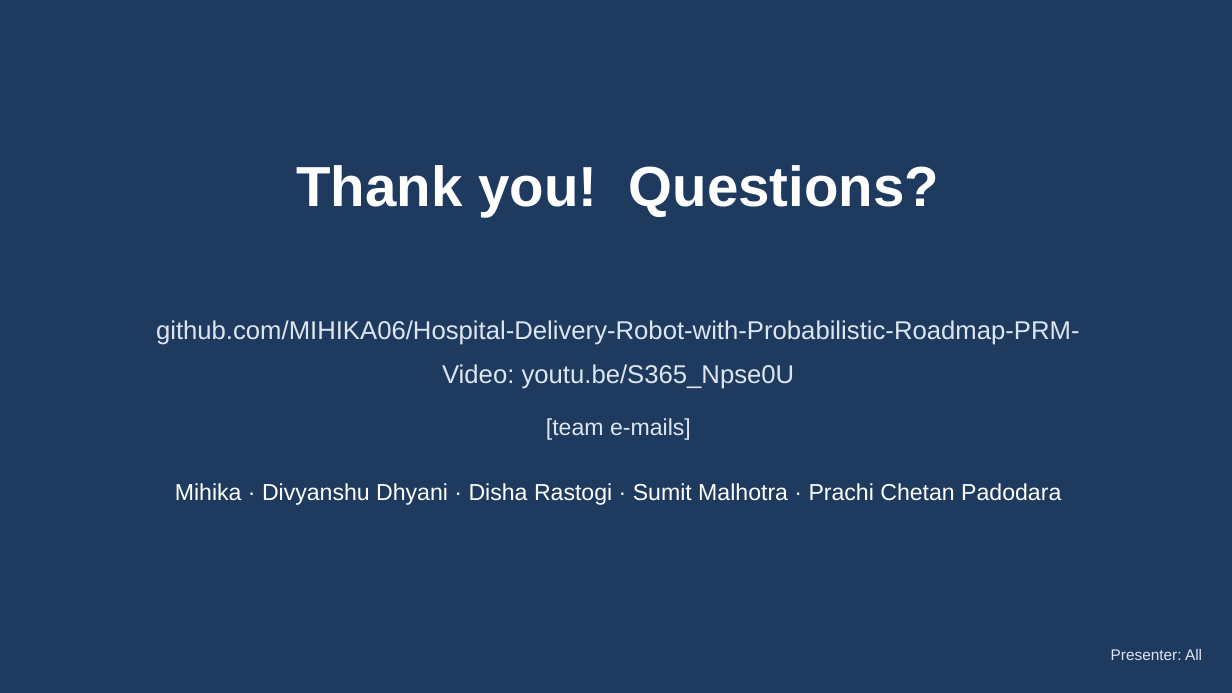
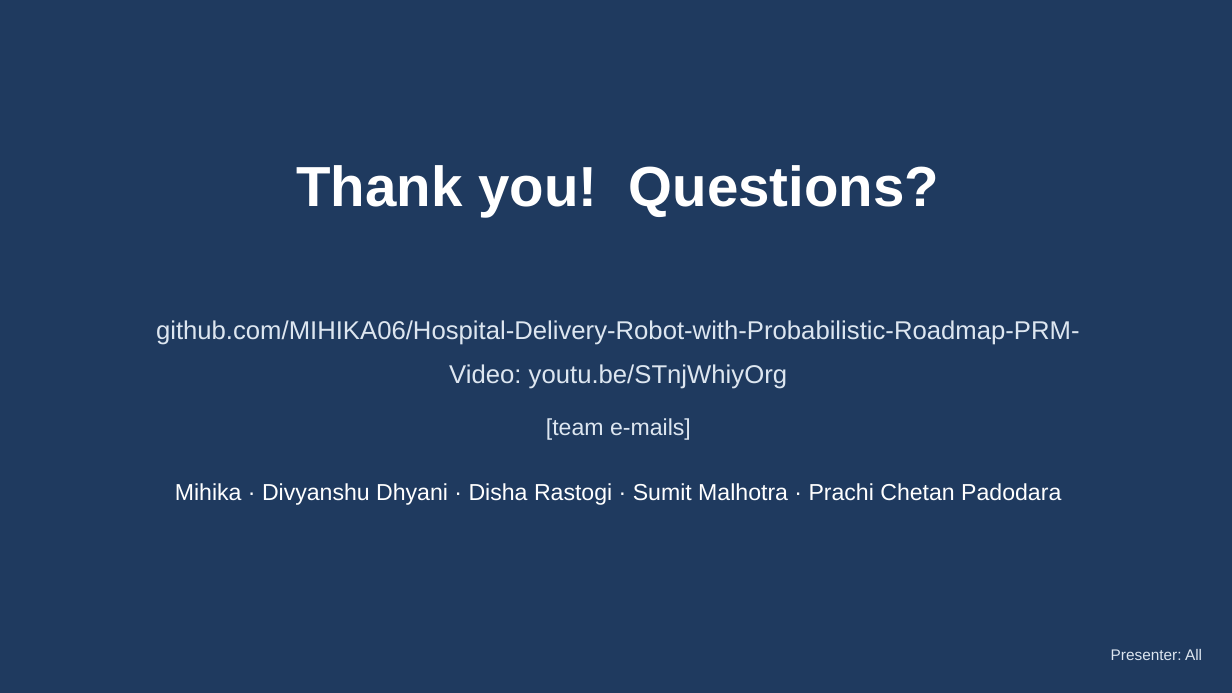
Before and after one commit to MIHIKA06/Hospital-Delivery-Robot-with-Probabilistic-Roadmap-PRM-, a slide deck: slide 17 of docs/slides/AISR_P05_G06_Slides.pptx. Drawn at 1232x693 pixels with LibreOffice and Linux fonts; fonts in the diff are those of the drawing. Boxes give left, top, right and bottom in pixels: in the first picture for what was removed or moved away, otherwise in the second. Text is boxed around its words. In the diff, an @@ line names an element or a change of style, - is before the commit and + after.

Commit message:
Update YouTube link to the re-uploaded video

```diff
--- a/docs/slides/AISR_P05_G06_Slides.pptx
+++ b/docs/slides/AISR_P05_G06_Slides.pptx
@@ text at (x1=449, y1=364, x2=787, y2=389): text changed @@
-Video: youtu.be/S365_Npse0U
+Video: youtu.be/STnjWhiyOrg
```
Also in this commit, not shown: 7 other files.
